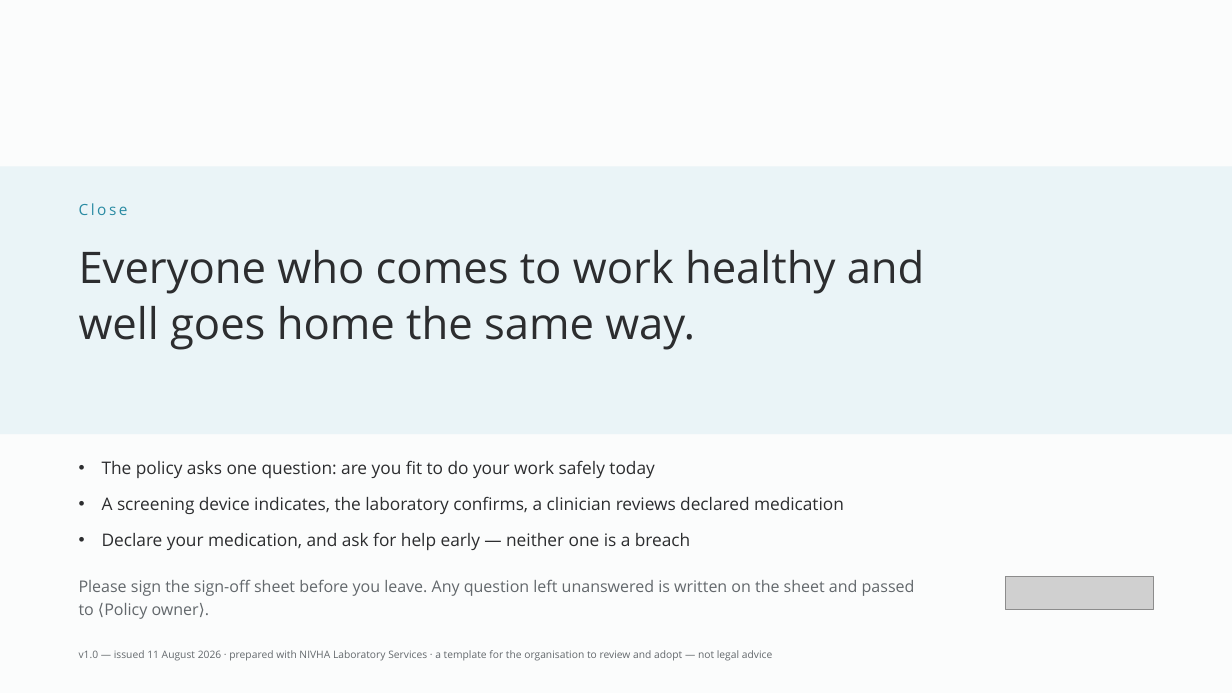
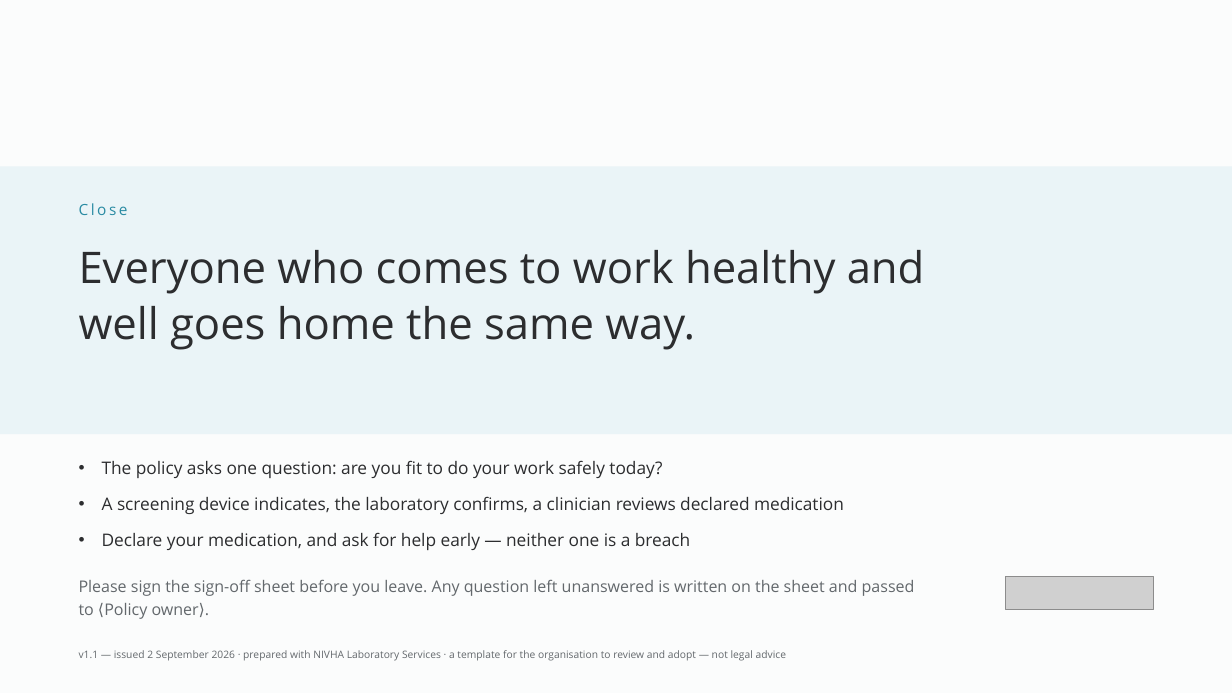
Before and after one commit to nivhalabs/nivha-feenote-prototype, a slide deck: slide 19 of assets/fulfilment/nivha_pack_03_toolbox_talk_condensed.pptx. Drawn at 1232x693 pixels with LibreOffice and Linux fonts; fonts in the diff are those of the drawing; grey boxes stand for pictures. Boxes give left, top, right and bottom in pixels: in the first picture for what was removed or moved away, otherwise in the second. Text is boxed around its words. In the diff, an @@ line names an element or a change of style, - is before the commit and + after.

```diff
--- a/assets/fulfilment/nivha_pack_03_toolbox_talk_condensed.pptx
+++ b/assets/fulfilment/nivha_pack_03_toolbox_talk_condensed.pptx
@@ text at [102, 460, 662, 478]: text changed @@
-• The policy asks one question: are you fit to do your work safely today
+• The policy asks one question: are you fit to do your work safely today?
@@ text at [79, 650, 786, 661]: text changed @@
-v1.0 — issued 11 August 2026 · prepared with NIVHA Laboratory Services · a template for the organisation to review and adopt — not legal advice
+v1.1 — issued 2 September 2026 · prepared with NIVHA Laboratory Services · a template for the organisation to review and adopt — not legal advice
```
Also in this commit, not shown: 18 other slides changed, 50 other files.
